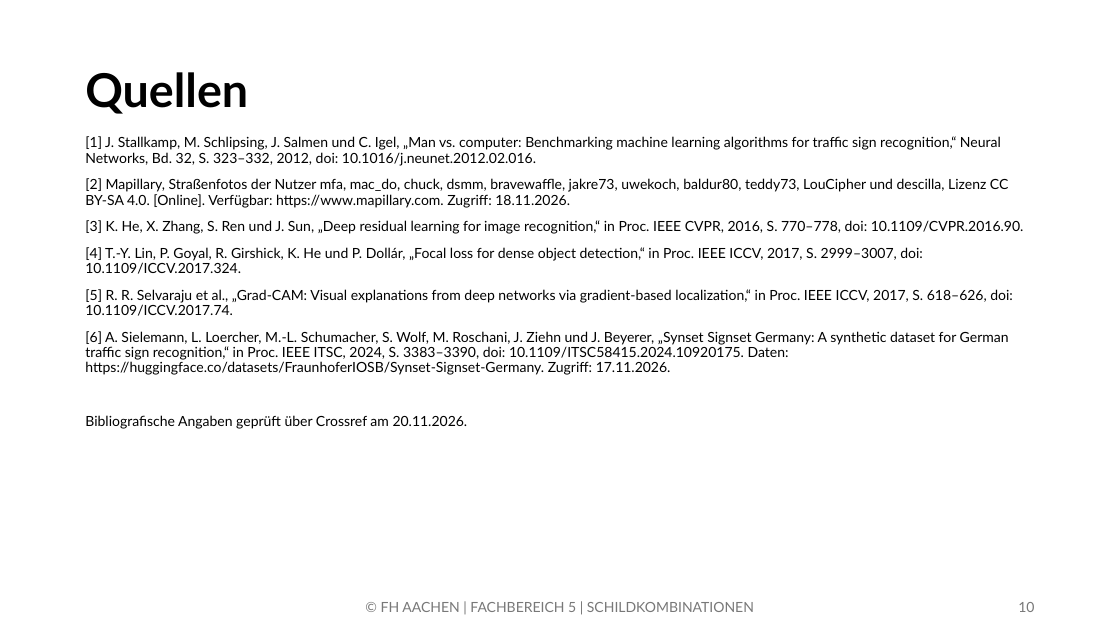
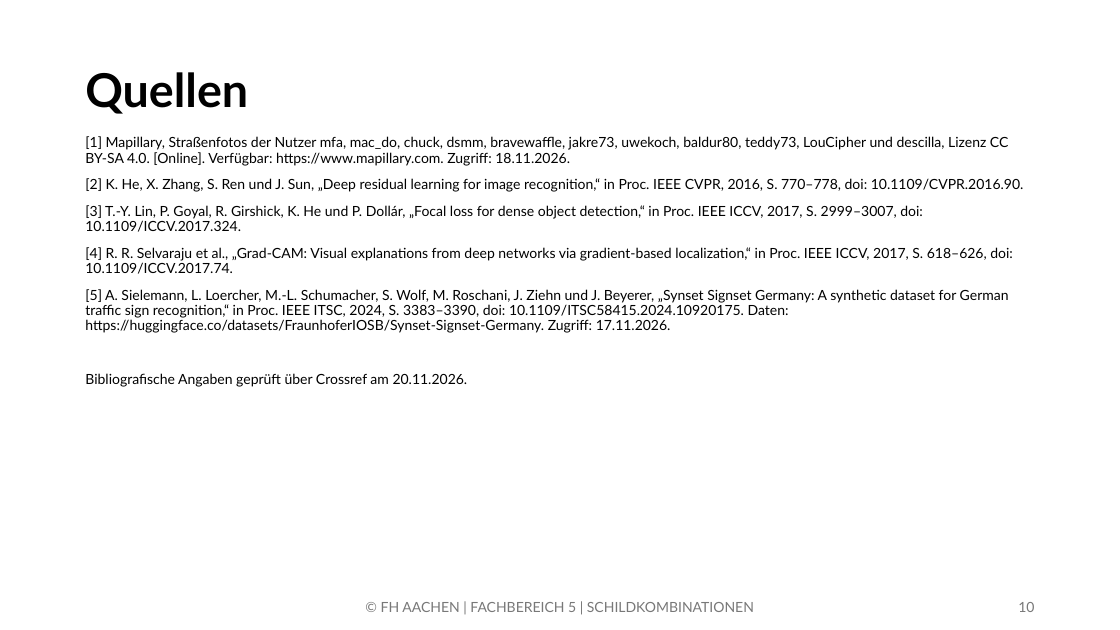
Before and after one commit to tuananh-aa-2001/Traffic-Sign-Recognition-System, a slide deck: slide 10 of praesentationen/02_zwischenpraesentation.pptx. Drawn at 1120x630 pixels with LibreOffice and Linux fonts; fonts in the diff are those of the drawing; background and template pictures are left out. Boxes give left, top, right and bottom in pixels: in the first picture for what was removed or moved away, otherwise in the second. Text is boxed around its words. In the diff, an @@ line names an element or a change of style, - is before the commit and + after.

```diff
--- a/praesentationen/02_zwischenpraesentation.pptx
+++ b/praesentationen/02_zwischenpraesentation.pptx
@@ text at bbox=[85, 136, 1024, 333]: text changed @@
-[1] J. Stallkamp, M. Schlipsing, J. Salmen und C. Igel, „Man vs. computer: Benchmarking machine learning algorithms for traffic sign recognition,“ Neural Networks, Bd. 32, S. 323–332, 2012, doi: 10.1016/j.neunet.2012.02.016.
-[2] Mapillary, Straßenfotos der Nutzer mfa, mac_do, chuck, dsmm, bravewaffle, jakre73, uwekoch, baldur80, teddy73, LouCipher und descilla, Lizenz CC BY-SA 4.0. [Online]. Verfügbar: https://www.mapillary.com. Zugriff: 18.11.2026.
-[3] K. He, X. Zhang, S. Ren und J. Sun, „Deep residual learning for image recognition,“ in Proc. IEEE CVPR, 2016, S. 770–778, doi: 10.1109/CVPR.2016.90.
-[4] T.-Y. Lin, P. Goyal, R. Girshick, K. He und P. Dollár, „Focal loss for dense object detection,“ in Proc. IEEE ICCV, 2017, S. 2999–3007, doi: 10.1109/ICCV.2017.324.
-[5] R. R. Selvaraju et al., „Grad-CAM: Visual explanations from deep networks via gradient-based localization,“ in Proc. IEEE ICCV, 2017, S. 618–626, doi: 10.1109/ICCV.2017.74.
-[6] A. Sielemann, L. Loercher, M.-L. Schumacher, S. Wolf, M. Roschani, J. Ziehn und J. Beyerer, „Synset Signset Germany: A synthetic dataset for German traffic sign recognition,“ in Proc. IEEE ITSC, 2024, S. 3383–3390, doi: 10.1109/ITSC58415.2024.10920175. Daten: https://huggingface.co/datasets/FraunhoferIOSB/Synset-Signset-Germany. Zugriff: 17.11.2026.
+[1] Mapillary, Straßenfotos der Nutzer mfa, mac_do, chuck, dsmm, bravewaffle, jakre73, uwekoch, baldur80, teddy73, LouCipher und descilla, Lizenz CC BY-SA 4.0. [Online]. Verfügbar: https://www.mapillary.com. Zugriff: 18.11.2026.
+[2] K. He, X. Zhang, S. Ren und J. Sun, „Deep residual learning for image recognition,“ in Proc. IEEE CVPR, 2016, S. 770–778, doi: 10.1109/CVPR.2016.90.
+[3] T.-Y. Lin, P. Goyal, R. Girshick, K. He und P. Dollár, „Focal loss for dense object detection,“ in Proc. IEEE ICCV, 2017, S. 2999–3007, doi: 10.1109/ICCV.2017.324.
+[4] R. R. Selvaraju et al., „Grad-CAM: Visual explanations from deep networks via gradient-based localization,“ in Proc. IEEE ICCV, 2017, S. 618–626, doi: 10.1109/ICCV.2017.74.
+[5] A. Sielemann, L. Loercher, M.-L. Schumacher, S. Wolf, M. Roschani, J. Ziehn und J. Beyerer, „Synset Signset Germany: A synthetic dataset for German traffic sign recognition,“ in Proc. IEEE ITSC, 2024, S. 3383–3390, doi: 10.1109/ITSC58415.2024.10920175. Daten: https://huggingface.co/datasets/FraunhoferIOSB/Synset-Signset-Germany. Zugriff: 17.11.2026.
```
Also in this commit, not shown: 4 other slides changed, 1 other file.
